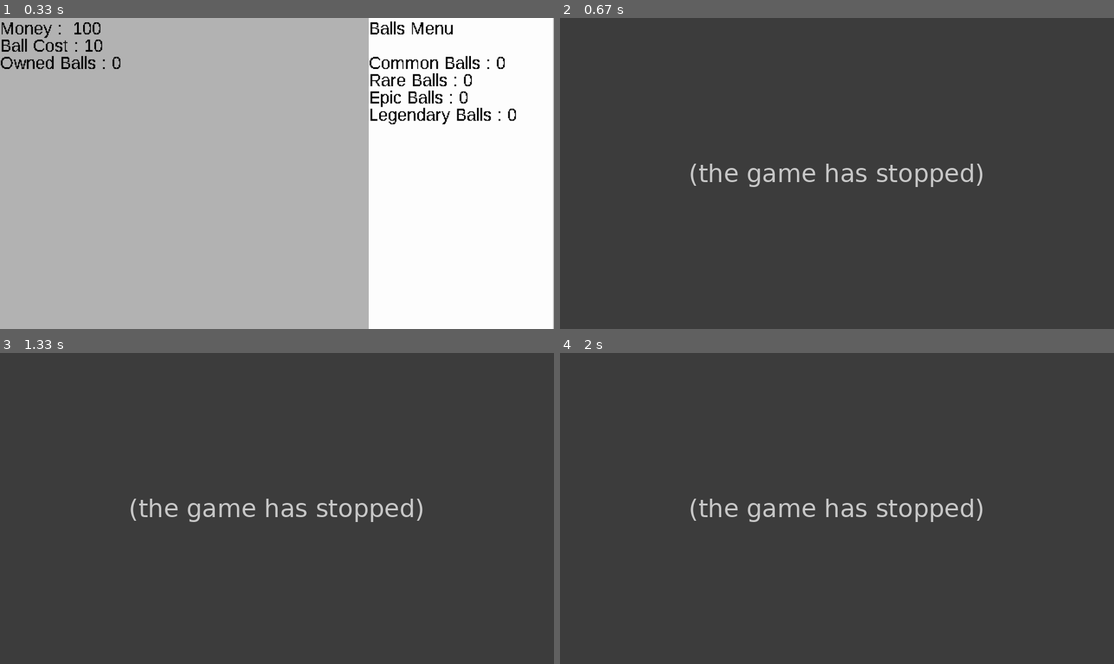
Above: before the commit, frames 1-4 (two rows, left to right).
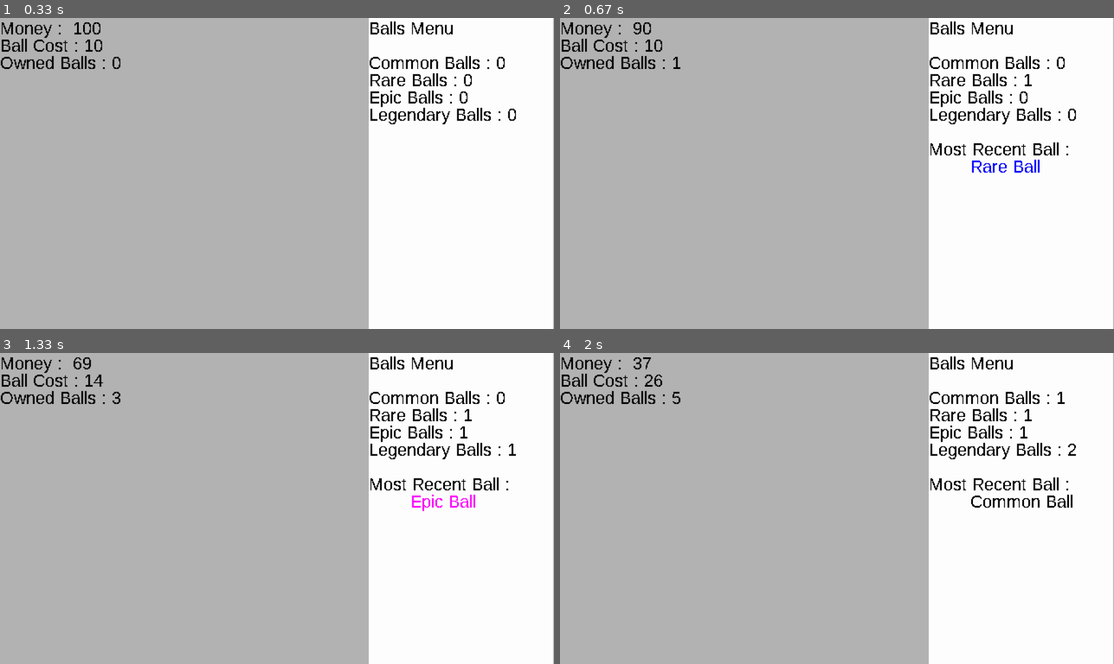
Above: after the commit, the same moments.

Repository: LZX1000/College-I
Game: pygame game, started from Incremental_Incremental.py
Same seed, same stepped clock (60 frames per second), same inputs: the game is played once before the commit and once after it.
Inputs (mouse positions are in pixels of both pictures, inside the frame that each line leads up to):
- Up to frame 1 (0.33 s): no input
- Up to frame 2 (0.67 s): tap Enter at 0.33 s
- Up to frame 3 (1.33 s): tap Enter at 0.67, 1.07 s
- Up to frame 4 (2 s): tap Enter at 1.37, 1.57 s; click (848, 402) at 1.88 s

Frame 1 is identical in both runs. In frame 2, 99% of the frame differs, in the area x 0-100%, y 0-100%; in frame 3, 99%; in frame 4, 99%.
Error before the commit: UnboundLocalError: cannot access local variable 'enter_pressed' where it is not associated w...; the game stopped at 0.33 s (later frames are placeholders)

Commit message:
Add recent ball colors

Diff:
--- a/Incremental_Incremental.py
+++ b/Incremental_Incremental.py
@@ -53,51 +53,54 @@
     dt = 0
 
     while running:
+        # Reset
         if new:
             player_money = 100
             player_money_per_click = 1
             new_ball_cost = 10
             balls = []
             unresolved_balls = []
-            legendary_balls = 0
-            epic_balls = 0
-            rare_balls = 0
-            common_balls = 0
+            legendary_ball_count = 0
+            epic_ball_count = 0
+            rare_ball_count = 0
+            common_ball_count = 0
             new = False
-        # Exit game
+
+        # Event Handling
         for event in pygame.event.get():
             if event.type == pygame.QUIT:
                 running = False
-
+            # Handle mouse clicks
             if event.type == pygame.MOUSEBUTTONDOWN:
                 if event.button == 1:
                     player_money += player_money_per_click
 
-            elif event.type == pygame.KEYDOWN:
-                if event.key == pygame.K_ESCAPE:
-                    running = False
+        # Handle keypresses
+        keys = pygame.key.get_pressed()
+        if keys[pygame.K_ESCAPE]:
+            running = False
 
-                elif event.key == pygame.K_RETURN:
-                    if not enter_pressed:
-                        enter_pressed = True
-                        if player_money >= new_ball_cost:
-                            player_money -= new_ball_cost
-                            new_ball_cost = (len(balls) ** 2) + 10
-                            unresolved_balls.append(0)
-                else:
-                    enter_pressed = False
+        if keys[pygame.K_RETURN]:
+            if not enter_pressed:
+                enter_pressed = True
+                if player_money >= new_ball_cost:
+                    player_money -= new_ball_cost
+                    new_ball_cost = (len(balls) ** 2) + 10
+                    unresolved_balls.append(0)
+        else:
+            enter_pressed = False
 
         if len(unresolved_balls) > 0:
             for _ in unresolved_balls:
                 new_ball = Ball()
                 if new_ball.rarity == "Common":
-                    common_balls += 1
+                    common_ball_count += 1
                 elif new_ball.rarity == "Rare":
-                    rare_balls += 1
+                    rare_ball_count += 1
                 elif new_ball.rarity == "Epic":
-                    epic_balls += 1
+                    epic_ball_count += 1
                 else:
-                    legendary_balls += 1
+                    legendary_ball_count += 1
                 balls.append(new_ball)
                 unresolved_balls.remove(0)
 
@@ -112,13 +115,22 @@
         owned_balls_text_surface = font.render(f"Owned Balls : {len(balls)}", False, (0, 0, 0))
         balls_menu_text_surface = font.render("Balls Menu", False, (0, 0, 0))
         # Balls Menu
-        common_ball_count_text_surface = font.render(f"Common Balls : {common_balls}", False, (0, 0, 0))
-        rare_ball_count_text_surface = font.render(f"Rare Balls : {rare_balls}", False, (0, 0, 0))
-        epic_ball_count_text_surface = font.render(f"Epic Balls : {epic_balls}", False, (0, 0, 0))
-        legendary_ball_count_text_surface = font.render(f"Legendary Balls : {legendary_balls}", False, (0, 0, 0))
+        common_ball_count_text_surface = font.render(f"Common Balls : {common_ball_count}", False, (0, 0, 0))
+        rare_ball_count_text_surface = font.render(f"Rare Balls : {rare_ball_count}", False, (0, 0, 0))
+        epic_ball_count_text_surface = font.render(f"Epic Balls : {epic_ball_count}", False, (0, 0, 0))
+        legendary_ball_count_text_surface = font.render(f"Legendary Balls : {legendary_ball_count}", False, (0, 0, 0))
         if len(balls) > 0:
+            if balls[-1].rarity == "Common":
+                most_recent_ball_rarity_color = (0, 0, 0)
+            elif balls[-1].rarity == "Rare":
+                most_recent_ball_rarity_color = (0, 0, 255)
+            elif balls[-1].rarity == "Epic":
+                most_recent_ball_rarity_color = (255, 0, 255)
+            else:
+                most_recent_ball_rarity_color = (255, 255, 0)
+
             most_recent_ball_text_surface1 = font.render(f"Most Recent Ball :", False, (0, 0, 0))
-            most_recent_ball_text_surface2 = font.render(f"        {balls[-1].rarity} Ball", False, (255, 0, 0))
+            most_recent_ball_text_surface2 = font.render(f"        {balls[-1].rarity} Ball", False, most_recent_ball_rarity_color)
         # # Blit to Balls Menu
         balls_menu_surface.fill((255, 255, 255)) # Sub-background
         balls_menu_surface.blit(common_ball_count_text_surface, (0, 40))
